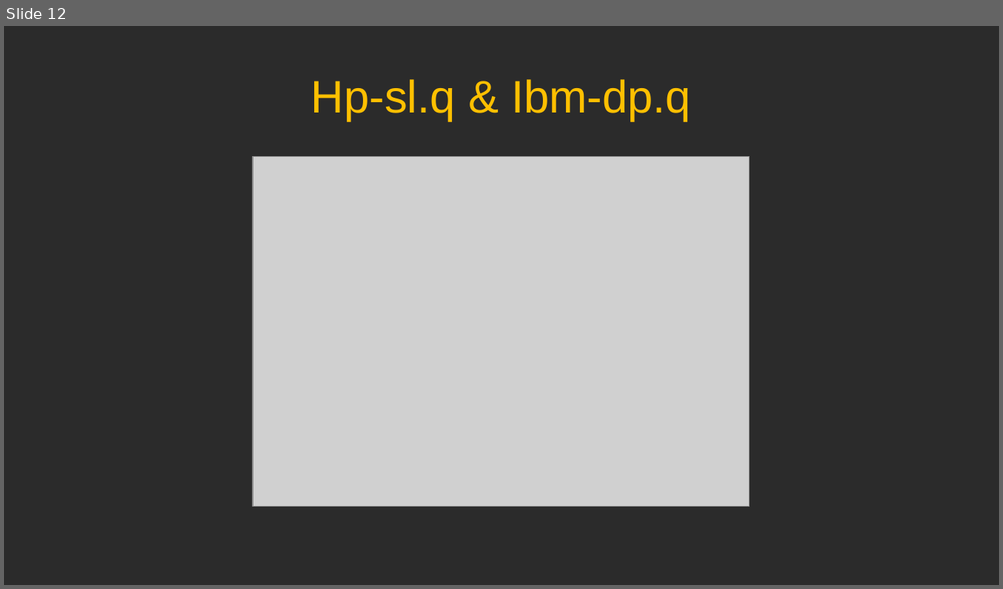
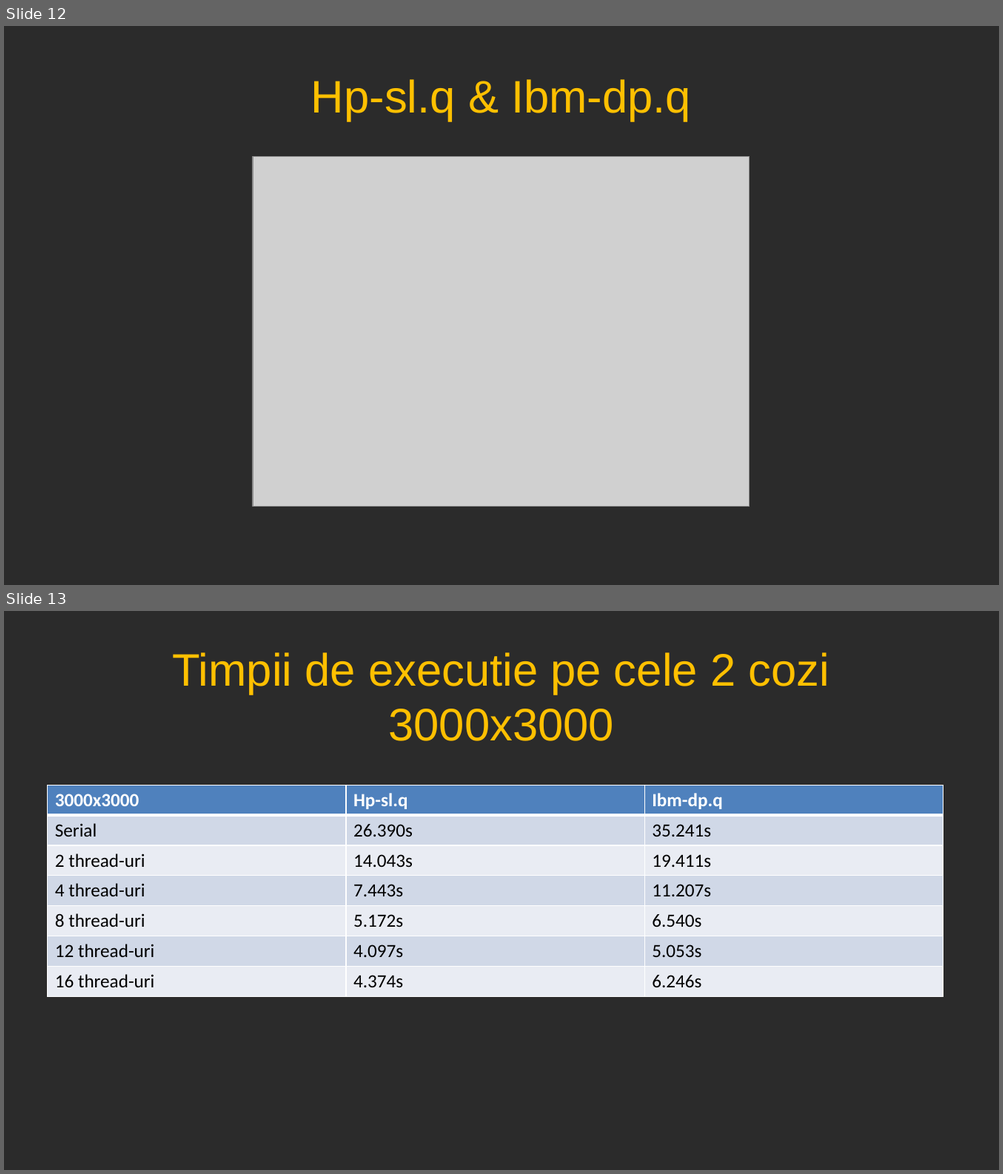
Before and after one commit to Theodor291/eeyore-team-, a slide deck: Cholesky.pptx. Shown one above the other, each under a label of ours: slide 12 before the commit, slides 12 and 13 after it. The pictures are 1003x589 and 1003x1174 pixels, drawn with LibreOffice and Linux fonts; fonts in the diff are those of the drawing; grey boxes stand for pictures; background and template pictures are left out; a plain dark background stands for a picture behind light text. Boxes give left, top, right and bottom in pixels: in the first picture for what was removed or moved away, otherwise in the second. Text is boxed around its words. In the diff, an @@ line names an element or a change of style, - is before the commit and + after.

```diff
--- a/Cholesky.pptx
+++ b/Cholesky.pptx
@@ slide 13 added at box(4, 611, 999, 1170), background picture (left out) @@
@@ title added at box(173, 652, 829, 741), 44 pt, text #FFC000 @@
+Timpii de executie pe cele 2 cozi
+3000x3000
@@ table added at box(47, 785, 942, 997), 7 rows, 3 columns @@
+3000x3000 | Hp-sl.q | Ibm-dp.q
+Serial | 26.390s | 35.241s
+2 thread-uri | 14.043s | 19.411s
+4 thread-uri | 7.443s | 11.207s
+8 thread-uri | 5.172s | 6.540s
+12 thread-uri | 4.097s | 5.053s
+16 thread-uri | 4.374s | 6.246s
```
Also in this commit, not shown: 3 slides changed, 12 other slides added.
